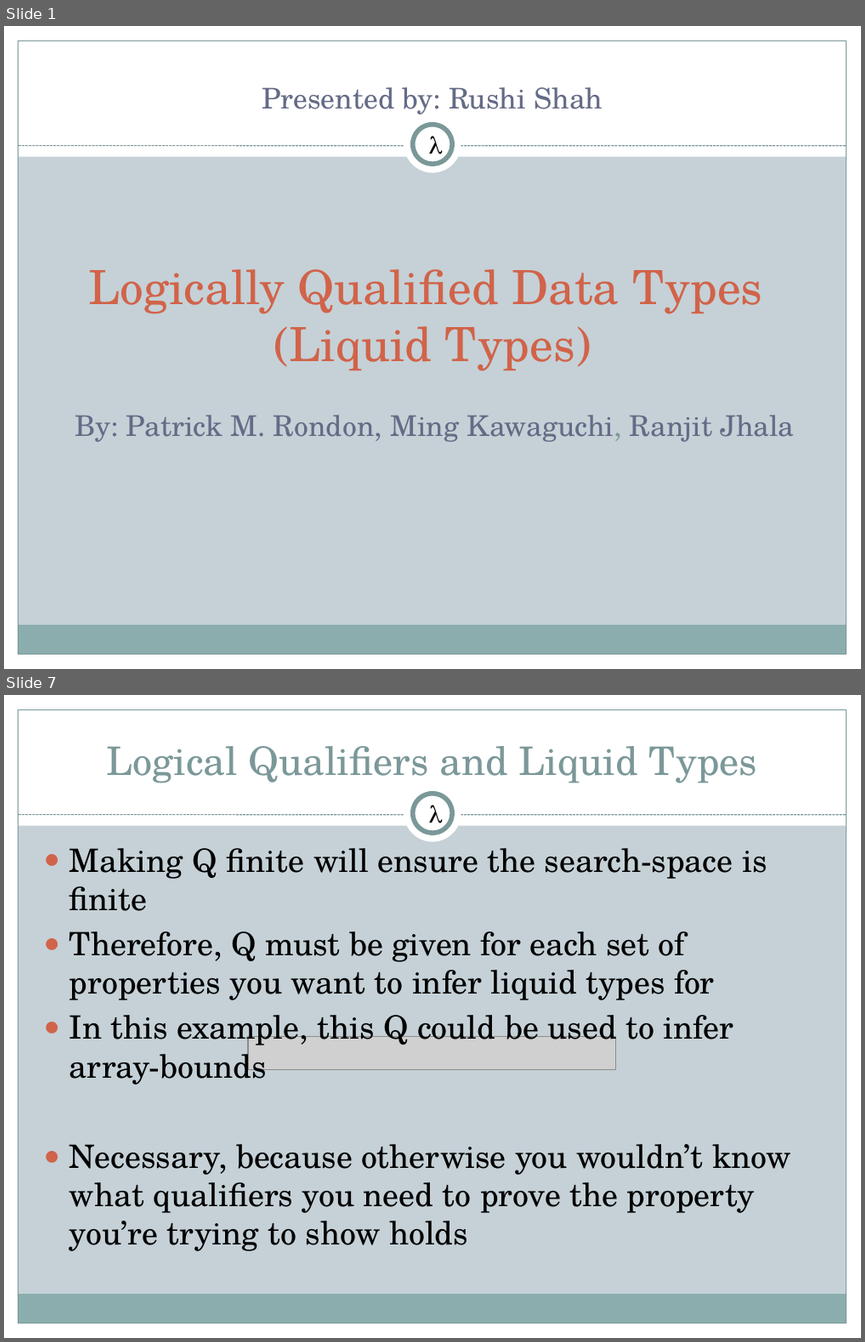
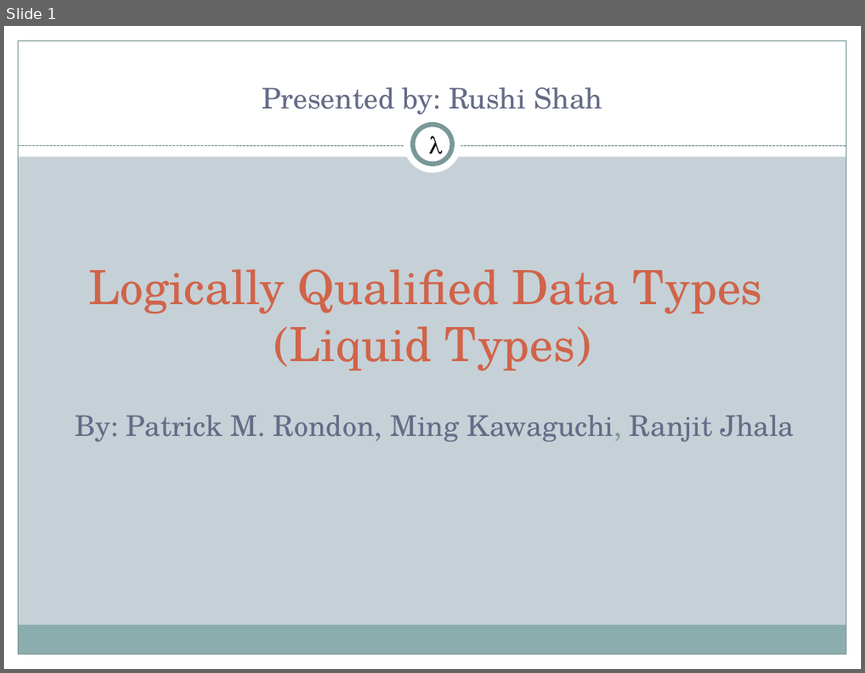
Before and after one commit to 2016rshah/CS395T, a slide deck: liquid-types.pptx. Shown one above the other, each under a label of ours: slides 1 and 7 before the commit, slide 1 after it; the slides between them are not shown. The pictures are 865x1342 and 865x673 pixels, drawn with LibreOffice and Linux fonts; fonts in the diff are those of the drawing; grey boxes stand for pictures. Boxes give left, top, right and bottom in pixels: in the first picture for what was removed or moved away, otherwise in the second. Text is boxed around its words. In the diff, an @@ line names an element or a change of style, - is before the commit and + after.

```diff
--- a/liquid-types.pptx
+++ b/liquid-types.pptx
@@ slide 7 removed at <box>4,695,861,1338</box>, background #C5D1D7; not listed: 9 template elements that a slide beside it also shows @@
@@ title removed at <box>107,746,757,783</box> @@
-Logical Qualifiers and Liquid Types
@@ text removed at <box>428,805,443,830</box> @@
-λ
@@ text removed at <box>69,839,791,1251</box> @@
-● Making Q finite will ensure the search-space is finite
-● Therefore, Q must be given for each set of properties you want to infer liquid types for
-● In this example, this Q could be used to infer array-bounds
-● Necessary, because otherwise you wouldn’t know what qualifiers you need to prove the property you’re trying to show holds
@@ picture removed at <box>248,1037,616,1071</box> @@
```
Also in this commit, not shown: 6 slides changed, 30 slides added, 2 other files.
